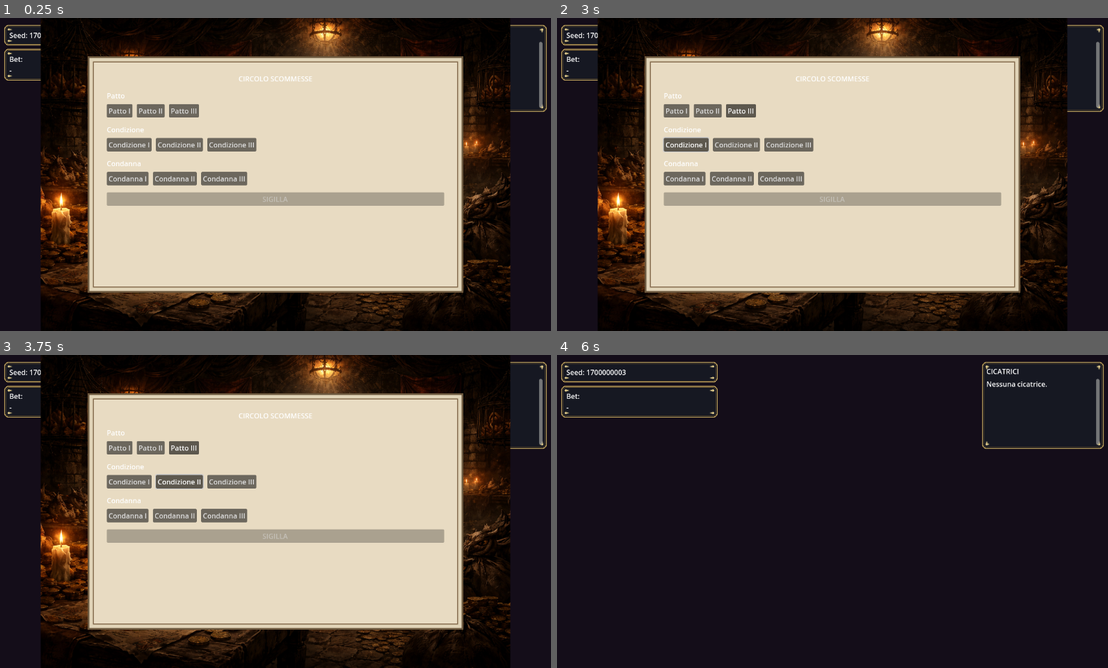
Above: before the commit, frames 1-4 (two rows, left to right).
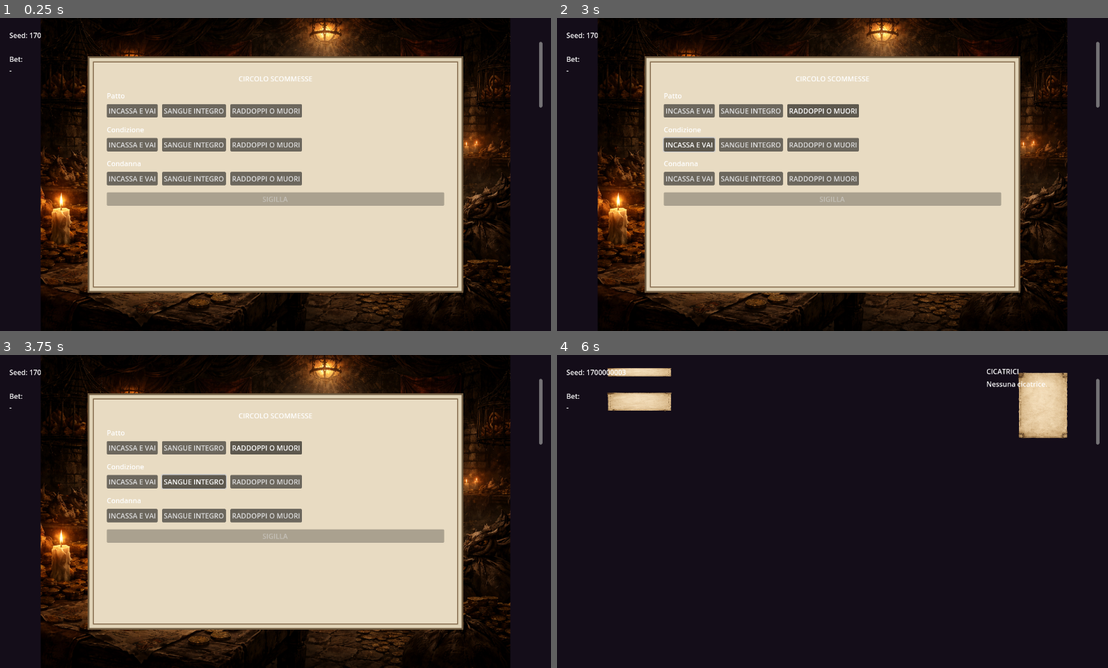
Above: after the commit, the same moments.

Repository: Faratas410/Gallicus-2.0
Game: Godot game, scene res://scenes/Main.tscn
Two runs of this game, one before a commit and one after it. Both use one fixed random seed, a clock stepped at 60 frames per second and the inputs below.
Inputs:
- Up to frame 1 (0.25 s): no input
- Up to frame 2 (3 s): click "Patto I" (after the commit: "INCASSA E VAI") at 0.5 s; click "Patto II" (after the commit: "SANGUE INTEGRO") at 1.25 s; click "Patto III" (after the commit: "RADDOPPI O MUORI") at 2 s; click "Condizione I" (after the commit: "INCASSA E VAI") at 2.75 s
- Up to frame 3 (3.75 s): click "Condizione II" (after the commit: "SANGUE INTEGRO") at 3.5 s
- Up to frame 4 (6 s): click "Condizione III" (after the commit: "RADDOPPI O MUORI") at 4.25 s; click "Condanna I" (after the commit: "INCASSA E VAI") at 5 s; click "SIGILLA" at 5.75 s

The runs differ from the first frame. In frame 1, 2.9% of the frame differs, in the area x 0-100%, y 2-54%; in frame 2, 2.9%; in frame 3, 2.9%; in frame 4, 3.9%, in the area x 0-100%, y 2-30%.

Commit message:
Fix betting circle UX and sigilla flow

Diff:
--- a/scenes/UI.tscn
+++ b/scenes/UI.tscn
@@ -2,7 +2,7 @@
 
 [ext_resource type="Script" path="res://scripts/ui/ui_root.gd" id="1"]
 [ext_resource type="Theme" path="res://assets/ui/gallicus_ui_theme.tres" id="3"]
-[ext_resource type="Texture2D" path="res://assets/ui/ui_panel_96x64.png" id="4"]
+[ext_resource type="Texture2D" path="res://assets/ui/panels/contract_clean_paper_9slice.png" id="4"]
 [ext_resource type="PackedScene" path="res://scenes/ui/BettingCircle.tscn" id="6"]
 [sub_resource type="StyleBoxTexture" id="StyleBoxTexture_1"]
 texture = ExtResource("4")
--- a/scripts/systems/game_events.gd
+++ b/scripts/systems/game_events.gd
@@ -16,6 +16,7 @@
 signal xp_changed(xp: int, xp_required: int)
 signal bet_placed(bet_id: String, stake: int, odds: float)
 signal bet_confirmed(pact_id: StringName, condition_id: StringName, sentence_id: StringName)
+signal bet_sealed(bet_choice: Dictionary)
 signal bet_ui_opened(bets: Array)
 signal bet_ui_closed
 signal betting_opened
--- a/scripts/systems/run_manager.gd
+++ b/scripts/systems/run_manager.gd
@@ -369,6 +369,9 @@
 	var bet_placed_callable: Callable = Callable(self, "_on_bet_placed")
 	if not GameEvents.bet_placed.is_connected(bet_placed_callable):
 		GameEvents.bet_placed.connect(bet_placed_callable)
+	var bet_sealed_callable: Callable = Callable(self, "_on_bet_sealed")
+	if GameEvents.has_signal("bet_sealed") and not GameEvents.bet_sealed.is_connected(bet_sealed_callable):
+		GameEvents.bet_sealed.connect(bet_sealed_callable)
 	var bet_confirmed_callable: Callable = Callable(self, "_on_bet_confirmed")
 	if GameEvents.has_signal("bet_confirmed") and not GameEvents.bet_confirmed.is_connected(bet_confirmed_callable):
 		GameEvents.bet_confirmed.connect(bet_confirmed_callable)
@@ -1696,14 +1699,21 @@
 	_start_next_arena()
 
 func _on_bet_confirmed(pact_id: StringName, condition_id: StringName, sentence_id: StringName) -> void:
-	if LEVEL3_ENABLED:
-		return
+	_handle_bet_sealed(pact_id, condition_id, sentence_id)
+
+func _on_bet_sealed(bet_choice: Dictionary) -> void:
+	var pact_id: StringName = StringName(str(bet_choice.get("pact_id", "")))
+	var condition_id: StringName = StringName(str(bet_choice.get("condition_id", "")))
+	var sentence_id: StringName = StringName(str(bet_choice.get("sentence_id", "")))
+	_handle_bet_sealed(pact_id, condition_id, sentence_id)
+
+func _handle_bet_sealed(pact_id: StringName, condition_id: StringName, sentence_id: StringName) -> void:
+	if _is_game_over:
+		return
+	if pact_id == &"" or condition_id == &"" or sentence_id == &"":
+		push_warning("Bet sealed with missing selections; forcing next step.")
 	if not _waiting_for_bet:
-		return
-	if _is_game_over:
-		return
-	if pact_id == &"" or condition_id == &"" or sentence_id == &"":
-		return
+		push_warning("Bet sealed outside waiting state; forcing advance.")
 	_waiting_for_bet = false
 	_waiting_for_push_luck = false
 	_bet_chain_level = 1
--- a/scripts/ui/betting_circle_ui.gd
+++ b/scripts/ui/betting_circle_ui.gd
@@ -1,5 +1,12 @@
 extends Control
 class_name BettingCircleUI
+
+const BETTING_CIRCLE_BET_IDS: Array[StringName] = [
+	&"CASH_OUT",
+	&"FLAWLESS_BLOOD",
+	&"DOUBLE_OR_DIE",
+]
+const BETTING_CIRCLE_BET_DATA: Array[Dictionary] = preload("res://scripts/systems/run_manager.gd").LEVEL3_BETS
 
 const PACT_ID_1: StringName = &"pact_1"
 const PACT_ID_2: StringName = &"pact_2"
@@ -37,6 +44,9 @@
 	_setup_group(pact_buttons, pact_group)
 	_setup_group(condition_buttons, condition_group)
 	_setup_group(sentence_buttons, sentence_group)
+	_apply_option_copy(pact_buttons)
+	_apply_option_copy(condition_buttons)
+	_apply_option_copy(sentence_buttons)
 	pact_button_1.pressed.connect(_on_pact_selected.bind(PACT_ID_1))
 	pact_button_2.pressed.connect(_on_pact_selected.bind(PACT_ID_2))
 	pact_button_3.pressed.connect(_on_pact_selected.bind(PACT_ID_3))
@@ -98,9 +108,54 @@
 func _on_sigilla_pressed() -> void:
 	if selected_pact_id == &"" or selected_condition_id == &"" or selected_sentence_id == &"":
 		return
-	GameEvents.bet_confirmed.emit(selected_pact_id, selected_condition_id, selected_sentence_id)
+	var bet_choice: Dictionary = {
+		"pact_id": String(selected_pact_id),
+		"condition_id": String(selected_condition_id),
+		"sentence_id": String(selected_sentence_id),
+	}
+	if GameEvents.has_signal("bet_sealed"):
+		GameEvents.bet_sealed.emit(bet_choice)
 	close()
 
 func _update_sigilla_state() -> void:
 	var ready: bool = selected_pact_id != &"" and selected_condition_id != &"" and selected_sentence_id != &""
 	sigilla_button.disabled = not ready
+
+func _apply_option_copy(buttons: Array[Button]) -> void:
+	var limit: int = mini(buttons.size(), BETTING_CIRCLE_BET_IDS.size())
+	for index: int in range(limit):
+		var bet_id: StringName = BETTING_CIRCLE_BET_IDS[index]
+		var bet_data: Dictionary = _get_bet_data(bet_id)
+		if bet_data.is_empty():
+			continue
+		var name_text: String = str(bet_data.get("name", String(bet_id)))
+		if name_text == "":
+			name_text = String(bet_id)
+		var tooltip_text: String = _build_tooltip_text(bet_data, name_text)
+		buttons[index].text = name_text
+		buttons[index].tooltip_text = tooltip_text
+
+func _get_bet_data(bet_id: StringName) -> Dictionary:
+	for bet_value: Dictionary in BETTING_CIRCLE_BET_DATA:
+		var bet: Dictionary = bet_value as Dictionary
+		if StringName(str(bet.get("id", ""))) == bet_id:
+			return bet
+	return {}
+
+func _build_tooltip_text(bet_data: Dictionary, name_text: String) -> String:
+	var pact_text: String = str(bet_data.get("pact", ""))
+	var condition_text: String = str(bet_data.get("condition", ""))
+	var doom_text: String = str(bet_data.get("doom", ""))
+	var effect_text: String = _extract_first_line(doom_text)
+	var description_text: String = pact_text
+	if description_text == "":
+		description_text = condition_text
+	if effect_text == "":
+		effect_text = condition_text
+	return "%s\n%s\nEffetto: %s" % [name_text, description_text, effect_text]
+
+func _extract_first_line(text: String) -> String:
+	var newline_index: int = text.find("\n")
+	if newline_index == -1:
+		return text.strip_edges()
+	return text.substr(0, newline_index).strip_edges()
